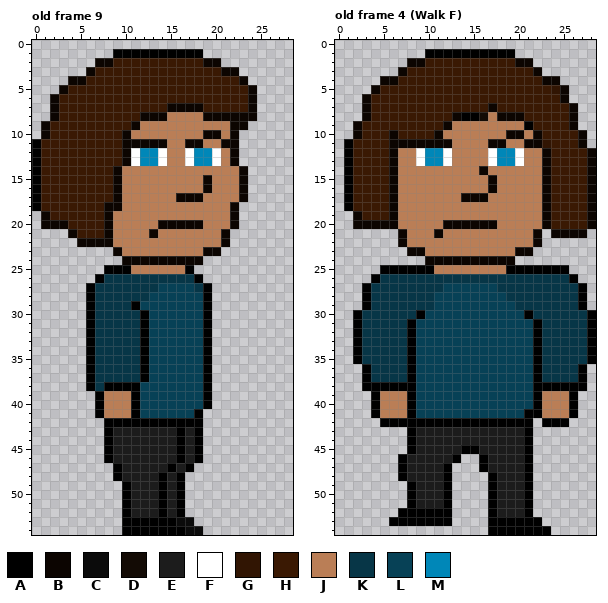
File history of a pixel-art file, WIP/Maxwell-esque(1).aseprite. The picture above was drawn from the file before the commit.
29x55 pixels, 9 frames. Colours within 5 levels of each other are drawn and written as one. Shown: old frame 9, old frame 4 (Walk F). The commit also changed other frames, which this record leaves out.
Palette (. is transparent): A #000000  B #0c0501  C #0b0b0b  D #130b05  E #1c1c1c  F #ffffff  G #311503  H #3a1903  J #ba7e56  K #073647  L #074156  M #0087b8
Pixels before, old frame 9, first column x 0:
 1 .........AAAAAAAAAA......
 2 .......BBHHHHHHHHHHBB....
 3 ......BHHHHHHHHHHHHHHBB..
 4 ....BBHHHHHHHHHHHHHHHHHB.
 5 ...BHHHHHHHHHHHHHHHHHHHHB
 6 ..BHHHHHHHHHHHHHHHHHHHHHB
 7 ..BHHHHHHHHHHHHBBBBHHHHHB
 8 ..BHHHHHHHHHBBBJJJJBBBBBB
 9 .BHHHHHHHHHBJJJJJJJJJJBB.
10 .BHHHHHHHHBJJJJJJJJBBJB..
11 AHHHHHHHHHBBBBBJJBBJJBB..
12 AHHHHHHHHHBFMMFJJFMMFJB..
13 AHHHHHHHHHBFMMFJJFMMFJB..
14 AHHHHHHHHBJJJJJJJJJJJJJB.
15 AHHHHHHHHBJJJJJJJJJBJJJB.
16 AHHHHHHHHBJJJJJJJJJBJJJB.
17 AHHHHHHHHBJJJJJJBBBJJJJB.
18 AHHHHHHHBBJJJJJJJJJJJJB..
19 .BHHHHHHBJJJJJJJJJJJJJB..
20 .BBBHHHHBJJJJJBBBBBJJJB..
21 ....BHHHBJJJJBJJJJJJJB...
22 .....BBBBJJJJJJJJJJJJB...
23 .........BJJJJJJJJJBB....
24 ..........BBBBBBBBB......
25 ........AAAJJJJJJA.......
26 .......AKKKKKKKKKKA......
27 ......AKKKKKKKLLLLKA.....
28 ......AKKKKKKLLLLLLA.....
29 ......AKKKKALLLLLLLA.....
30 ......AKKKKKALLLLLLA.....
31 ......AKKKKKALLLLLLA.....
32 ......AKKKKKALLLLLLA.....
33 ......AKKKKKALLLLLLA.....
34 ......AKKKKKALLLLLLA.....
35 ......AKKKKKALLLLLLA.....
36 ......AKKKKKALLLLLLA.....
37 ......AKKKKKALLLLLLA.....
38 ......AKAAAALLLLLLLA.....
39 .......AJJJALLLLLLLA.....
40 .......AJJJALLLLLLLA.....
41 .......AJJJALLLLLLA......
42 ........AAAAAAAAAAA......
43 ........AEEEEEEEAEA......
44 ........AEEEEEEEAEA......
45 ........AEEEEEEEAEA......
46 ........AEEEEEEEAEA......
47 .........AEEEEEAEA.......
48 .........AEEEEAEA........
49 ..........AEEEAEA........
50 ..........AEEEAEA........
51 ..........AEEEAEA........
52 ..........AEEEAEA........
53 ..........AAAAAACC.......
54 ..........AAAAAAACC......
Pixels before, old frame 4 (Walk F), first column x 1:
 1 .........AAAAAAAAAA.........
 2 .......BBHHHHHHHHHHBB.......
 3 ......BHHHHHHHHHHHHHHB......
 4 ....BBHHHHHHHHHHHHHHHHBB....
 5 ...BHHHHHHHHHHHHHHHHHHHGB...
 6 ..BHHHHHHHHHHHHHHHHHHHHHB...
 7 ..BHHHHHHHHHHHHHBHHHHHHHHB..
 8 ..BHHHHHHHHHBAADJBBBHHHHHB..
 9 .BHHHHHHHHHBJJJJJJJJAHHHHB..
10 .BHHHBHHHHBJJJJJJJBBJBHHHHB.
11 AHHHHBBBBBBBJJJJBBJJBBGHHHB.
12 AHHHHBJJFMMFJJJJFMMFJJBHHHHB
13 AHHHHBJJFMMFJJJJFMMFJJBHHHHB
14 AHHHHBJJJJJJJJJBJJJJJJBHHHHB
15 AHHHHBJJJJJJJJJJBJJJJJBHHHHB
16 AHHHHBJJJJJJJJJJBJJJJJBHHHHB
17 AHHHHBJJJJJJJBBBJJJJJJBHHHHB
18 AHHHHBJJJJJJJJJJJJJJJJBHHHHB
19 .BHHHBJJJJJJJJJJJJJJJJBHHHHB
20 .BBBBBJJJJJBBBBBBJJJJJBHHHHB
21 ......BJJJBJJJJJJJJJJB.BBBB.
22 ......BJJJJJJJJJJJJJJB......
23 .......BBJJJJJJJJJJBB.......
24 .........BBBBBBBBBB.........
25 ....AAAAAAJJJJJJJJAAAAAAA...
26 ...AKKKKKKKKKKKKKKKKKKKKKA..
27 ..AKKKKKKKKLLLLLLKKKKKKKKKA.
28 ..AKKKKKKKLLLLLLLLKKKKKKKKA.
29 ..AKKKKKKKLLLLLLLLLKKKKKKKA.
30 .AKKKKKKALLLLLLLLLLLAKKKKKKA
31 .AKKKKKALLLLLLLLLLLLLAKKKKKA
32 .AKKKKKALLLLLLLLLLLLLAKKKKKA
33 .AKKKKKALLLLLLLLLLLLLAKKKKKA
34 .AKKKKKALLLLLLLLLLLLLAKKKKKA
35 .AKKKKKALLLLLLLLLLLLLAKKKKKA
36 ..AKKKKALLLLLLLLLLLLLAKKKKA.
37 ..AKKKKALLLLLLLLLLLLLAKKKKA.
38 ..AAAAAALLLLLLLLLLLLLAAAAAA.
39 ...AJJJALLLLLLLLLLLLLAJJJA..
40 ...AJJJALLLLLLLLLLLLLAJJJA..
41 ...AJJJALLLLLLLLLLLLAAJJJA..
42 ....AAAAAAAAAAAAAAAAA.AAA...
43 .......AEEEEEEEEEEEEA.......
44 .......AEEEEEEEEEEEEA.......
45 .......AEEEEEAAEEEEEA.......
46 ......AEEEEEA..AEEEEA.......
47 ......AEEEEA...AEEEEA.......
48 ......AEEEEA....AEEEA.......
49 .......AEEEA....AEEEA.......
50 .......AEEEA....AEEEA.......
51 .......AEEEA....AEEEA.......
52 ......AAAAAA....AEEEA.......
53 .....AAAAAAA....AAAAAA......
54 ................AAAAAAA.....
New version:
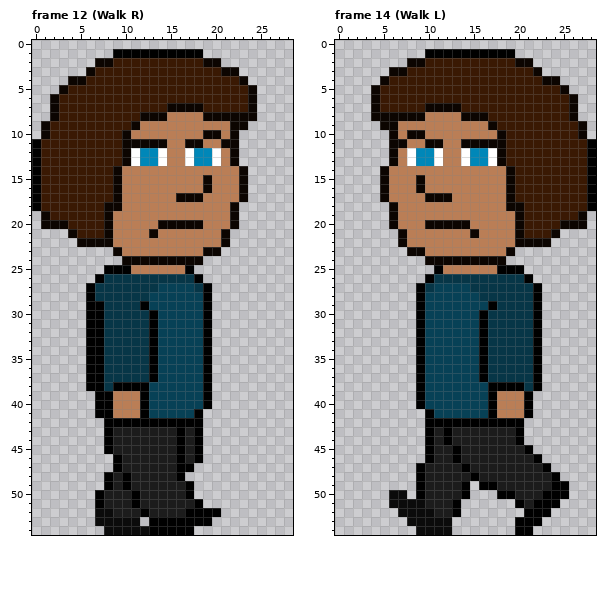
A new or re-ordered frame is compared with the old frame closest to it.
What changed:
frames 9 -> 16
Frame 12 (Walk R) is new; against old frame 9:
y 29: x 7 K -> A; x 11..12 AL -> KA
y 30..37: x 7 K -> A; x 12..13 AL -> KA
y 38: x 7..8 KA -> AK; x 12 L -> A
y 39..41: x 8 J -> A; x 11..12 AL -> JA
y 46: x 8..9 AE -> .A
y 47: x 15..16 AE -> EA
y 48: x 8..10 .AE -> AEA; x 14 A -> E
y 49: x 8..9 .. -> AE; x 14 A -> E; x 16..17 A. -> EA
y 50: x 7..11 ...AE -> AEEEA; x 14 A -> E; x 16..17 A. -> EA
y 51: x 7..11 ...AE -> AEEEA; x 14 A -> E; x 16..18 A.. -> EEA
y 52: x 7..10 ...A -> CCEE; x 12 E -> A; x 14 A -> E; x 16..20 A.... -> EAAAA
y 53: x 7..12 ...AAA -> CCCCC.; x 16..19 CC.. -> AAAA
y 54: x 8..12 ..AAA -> CCCCC; x 17..18 CC -> A.
Frame 14 (Walk L) is new; against old frame 4 (Walk F):
y 3: x 6 . -> B
y 4: x 6 B -> H
y 5: x 24 G -> H
y 6: x 3..4 BH -> .B; x 25..26 B. -> HB
y 7: x 3..4 BH -> .B; x 10..13 HHHH -> BBBB; x 17 B -> H
y 8: x 3..20 BHHHHHHHHHBAADJBBB -> .BBBBBBJJJJBBBHHHH
y 9: x 2..12 BHHHHHHHHHB -> ...BBJJJJJJ; x 17..21 JJJJA -> BHHHH; x 26..27 B. -> HB
y 10: x 2..5 BHHH -> ....; x 7..11 HHHHB -> JBBJJ; x 18..22 JBBJB -> BHHHH
y 11: x 1..5 AHHHH -> .....; x 8..9 BB -> JJ; x 12 B -> J; x 14..16 JJJ -> BBB; x 19..23 JJBBG -> HHHHH; x 27..28 B. -> HA
y 12..13: x 1..5 AHHHH -> .....; x 8..9 JF -> FM; x 11..12 MF -> FJ; x 14..16 JJJ -> FMM; x 18..23 MMFJJB -> BHHHHH; x 28 B -> A
y 14: x 1..6 AHHHHB -> ....BJ; x 16 B -> J; x 19..23 JJJJB -> BHHHH; x 28 B -> A
y 15..16: x 1..6 AHHHHB -> ....BJ; x 9 J -> B; x 17 B -> J; x 19..23 JJJJB -> BHHHH; x 28 B -> A
y 17: x 1..6 AHHHHB -> ....BJ; x 10..12 JJJ -> BBB; x 14..16 BBB -> JJJ; x 19..23 JJJJB -> BHHHH; x 28 B -> A
y 18: x 1..5 AHHHH -> .....; x 19..23 JJJJB -> BBHHH; x 28 B -> A
y 19: x 2..5 BHHH -> ....; x 20..23 JJJB -> BHHH; x 27..28 HB -> B.
y 20: x 2..5 BBBB -> ....; x 10..11 JJ -> BB; x 15..17 BBB -> JJJ; x 20..23 JJJB -> BHHH; x 25..28 HHHB -> BBB.
y 21: x 11 B -> J; x 15 J -> B; x 20..23 JJB. -> BHHH; x 25..27 BBB -> ...
y 22: x 20..21 JJ -> BB; x 23 . -> B
y 23: x 19..21 JBB -> B..
y 24: x 19 B -> .
y 25: x 5..11 AAAAAAJ -> ......A; x 18 J -> A; x 21..25 AAAAA -> .....
y 26: x 4..10 AKKKKKK -> ......A; x 21..26 KKKKKA -> A.....
y 27: x 3..9 AKKKKKK -> ......A; x 11 K -> L; x 15..17 LLL -> KKK; x 22..27 KKKKKA -> A.....
y 28: x 3..10 AKKKKKKK -> ......AL; x 16..18 LLL -> KKK; x 22..27 KKKKKA -> A.....
y 29: x 3..10 AKKKKKKK -> ......AL; x 17..19 LLL -> AKK; x 22..27 KKKKKA -> A.....
y 30: x 2..8 AKKKKKK -> .......; x 16..28 LLLLLAKKKKKKA -> AKKKKKA......
y 31..35: x 2..9 AKKKKKAL -> .......A; x 16..21 LLLLLL -> AKKKKK; x 23..28 KKKKKA -> ......
y 36..37: x 3..9 AKKKKAL -> ......A; x 16..21 LLLLLL -> AKKKKK; x 23..27 KKKKA -> .....
y 38: x 3..9 AAAAAAL -> ......A; x 17..21 LLLLL -> AAAAK; x 23..27 AAAAA -> .....
y 39..40: x 4..9 AJJJAL -> .....A; x 17..26 LLLLLAJJJA -> AJJJA.....
y 41: x 4..10 AJJJALL -> ......A; x 17..20 LLLL -> AJJJ; x 22..26 AJJJA -> .....
y 42: x 5..9 AAAAA -> .....; x 21 A -> .; x 23..25 AAA -> ...
y 43..44: x 8..10 AEE -> ..A; x 12 E -> A; x 20..21 EA -> A.
y 45: x 8..10 AEE -> ..A; x 13..15 EAA -> AEE
y 46: x 7..10 AEEE -> ...A; x 14..16 ..A -> EEE; x 21..22 A. -> EA
y 47: x 7..9 AEE -> ..A; x 12..16 A...A -> EEAEE; x 21..23 A.. -> EEA
y 48: x 7..9 AEE -> ..A; x 12..17 A....A -> EEEAEE; x 21..24 A... -> EEEA
y 49: x 8..9 AE -> .A; x 12..14 A.. -> EEA; x 16 . -> A; x 21..25 A.... -> EEEAA
y 50: x 6..9 ..AE -> CC.A; x 12..14 A.. -> EEA; x 17..19 AEE -> .AA; x 21..25 A.... -> EEAAA
y 51: x 6..9 ..AE -> CCCC; x 12..13 A. -> EA; x 17..24 AEEEA... -> ...AEAAA
y 52: x 7..13 AAAAAA. -> CCCCEEA; x 17..20 AEEE -> ....; x 22..23 .. -> AA
y 53: x 6..12 AAAAAAA -> ..CCCCC; x 17..19 AAA -> ...
y 54: x 9..12 .... -> CCCC; x 17..19 AAA -> ...; x 22..23 AA -> ..
Pixel boxes of the changes (left, top, right, bottom) in both pictures:
changed: (95, 301, 158, 418)
changed: (95, 454, 221, 535)
changed: (344, 67, 596, 535)
